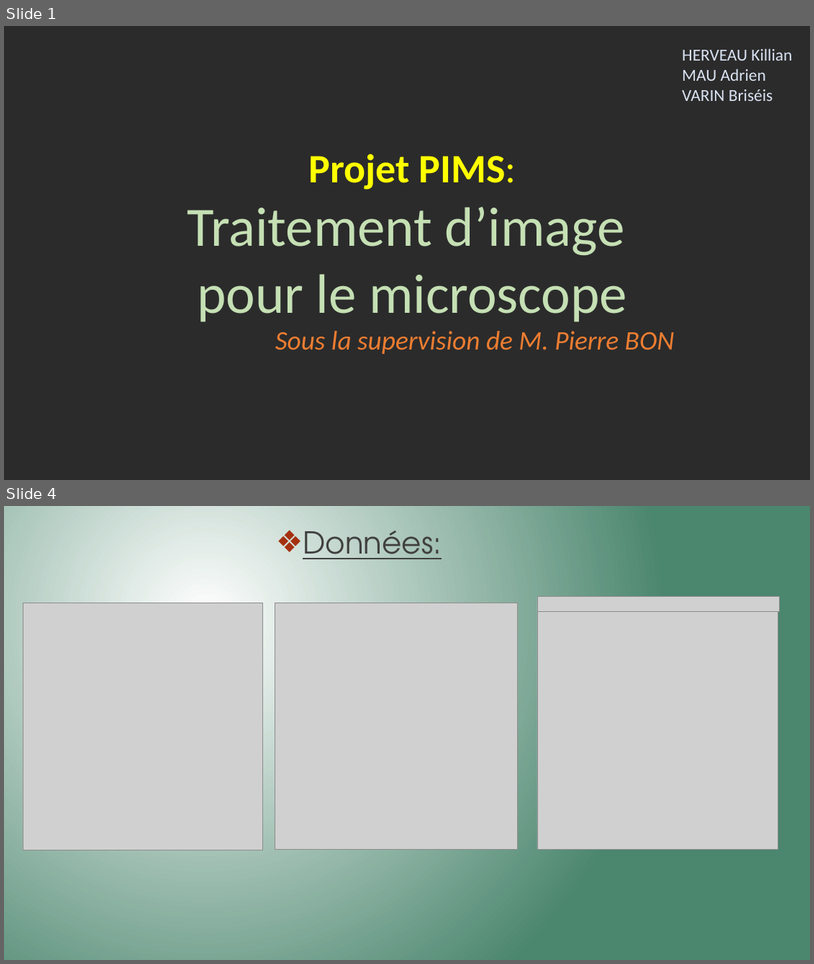
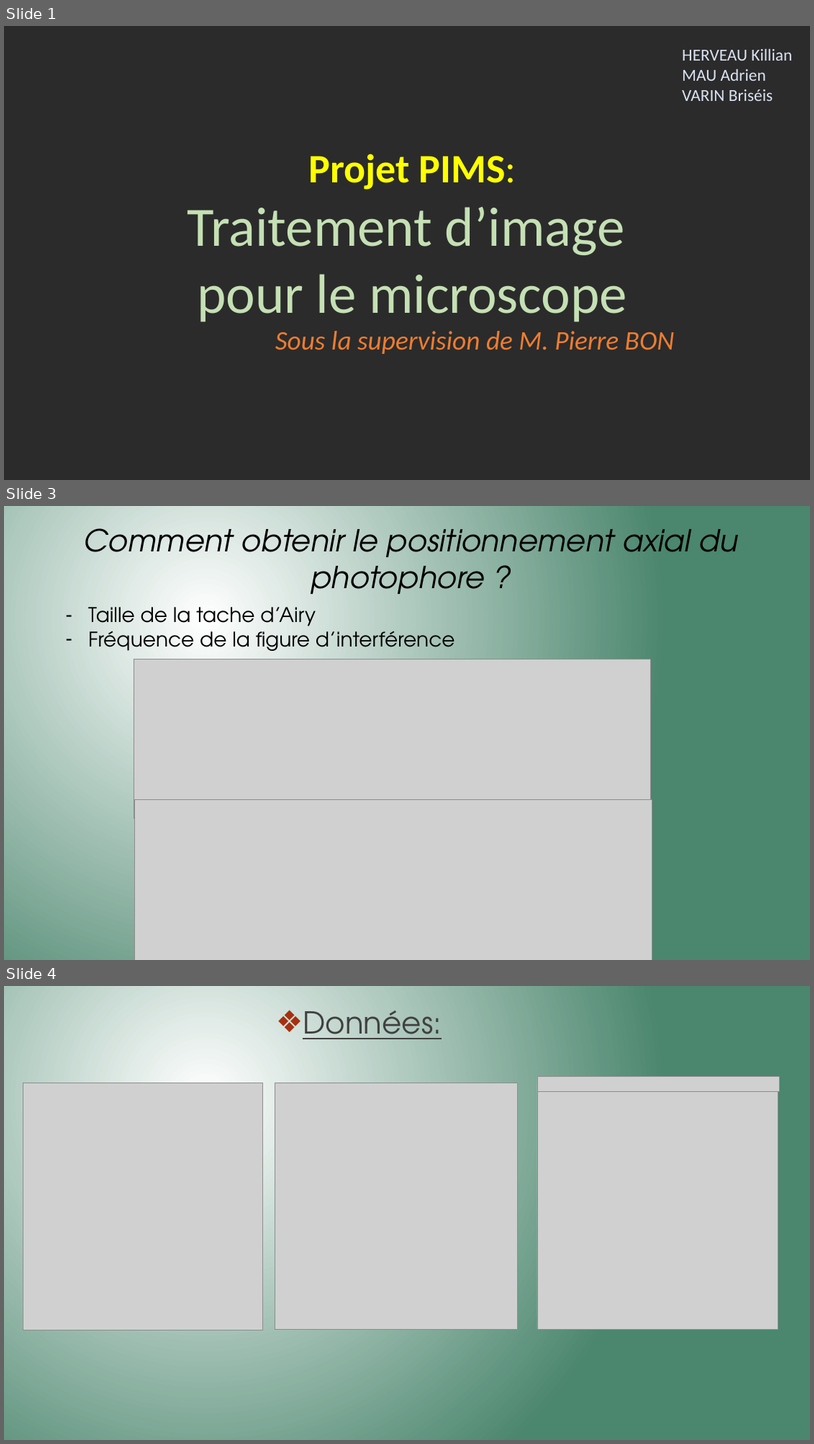
Before and after one commit to Killian-Herveau/PIMS, a slide deck: Pres_Avril/PresentationPIMSAvril.pptx. Shown one above the other, each under a label of ours: slides 1 and 4 before the commit, slides 1, 3 and 4 after it; the slides between them are not shown. The pictures are 814x964 and 814x1444 pixels, drawn with LibreOffice and Linux fonts; fonts in the diff are those of the drawing; grey boxes stand for pictures; background and template pictures are left out; a plain dark background stands for a picture behind light text. Boxes give left, top, right and bottom in pixels: in the first picture for what was removed or moved away, otherwise in the second. Text is boxed around its words. In the diff, an @@ line names an element or a change of style, - is before the commit and + after.

```diff
--- a/Pres_Avril/PresentationPIMSAvril.pptx
+++ b/Pres_Avril/PresentationPIMSAvril.pptx
@@ slide 3 added at [4, 506, 810, 960], background gradient #FFFFFF to #4B866E @@
@@ text added at [84, 520, 738, 602], 36 pt, text #000000, italic @@
+Comment obtenir le positionnement axial du photophore ?
@@ text added at [88, 607, 455, 651], 24 pt, text #000000 @@
+– Taille de la tache d’Airy
+– Fréquence de la figure d’interférence
@@ picture added at [134, 659, 651, 818] @@
@@ picture added at [134, 800, 652, 960] @@
```
Also in this commit, not shown: 6 other slides added, 2 slides removed, 1 other file.
